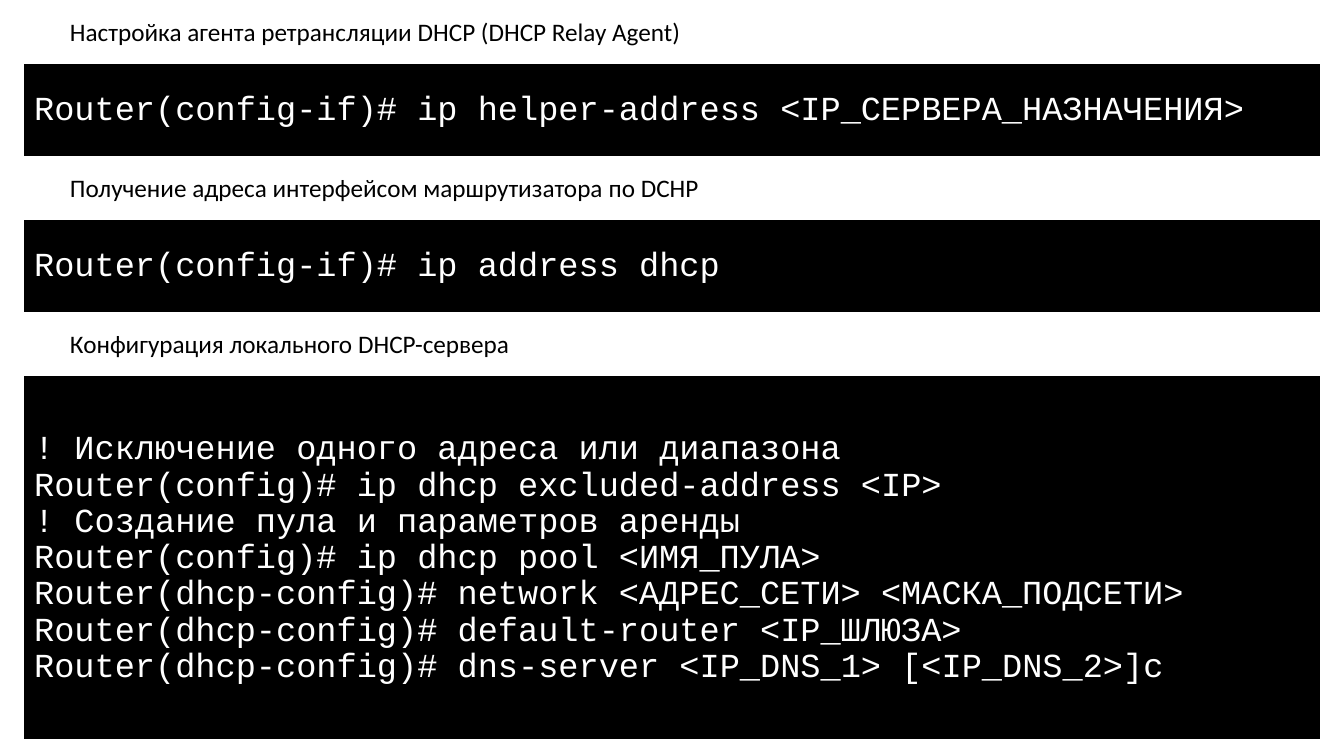
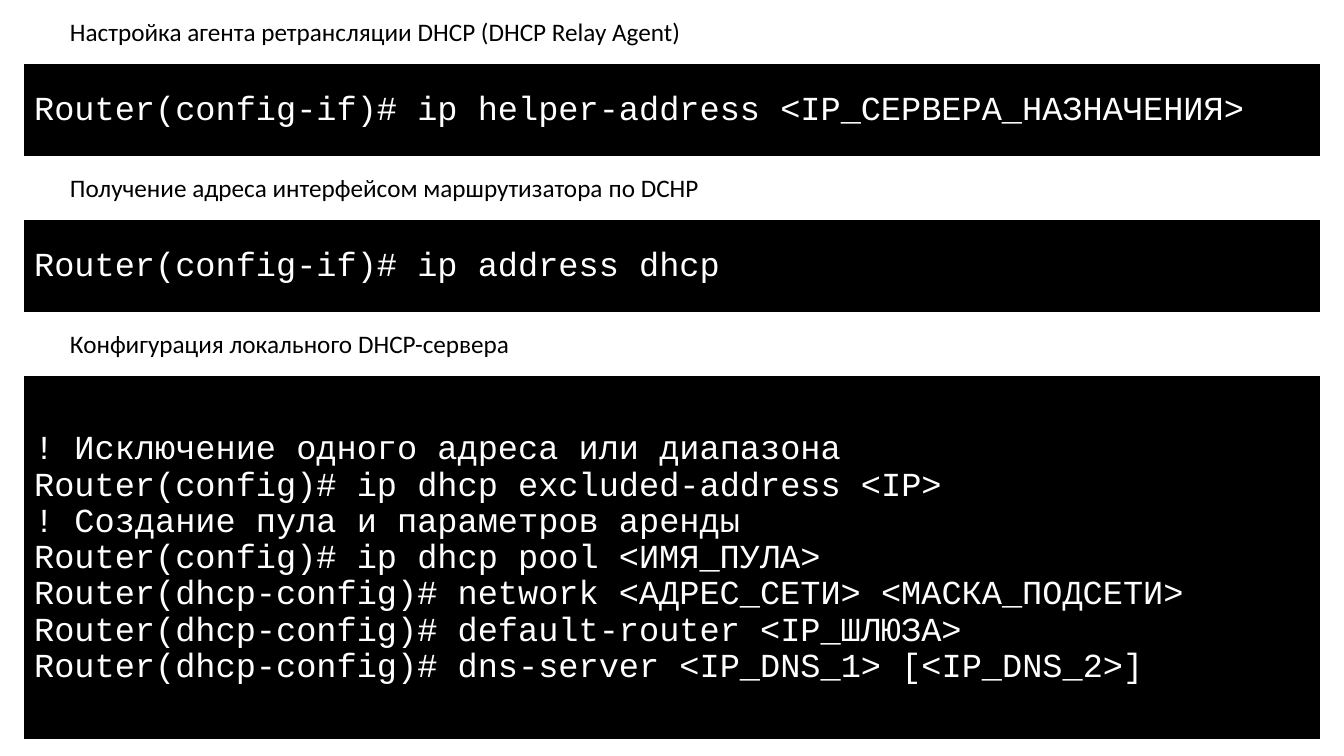
Before and after one commit to gas533/itn, a slide deck: slide 5 of 1.10 Practice/1.10 Practice.pptx. Drawn at 1344x756 pixels with LibreOffice and Linux fonts; fonts in the diff are those of the drawing. Boxes give left, top, right and bottom in pixels: in the first picture for what was removed or moved away, otherwise in the second. Text is boxed around its words. In the diff, an @@ line names an element or a change of style, - is before the commit and + after.

```diff
--- a/1.10 Practice/1.10 Practice.pptx
+++ b/1.10 Practice/1.10 Practice.pptx
@@ text in rectangle at bbox=[34, 652, 1143, 684]: text changed @@
-Router(dhcp-config)# dns-server <IP_DNS_1> [<IP_DNS_2>]c
+Router(dhcp-config)# dns-server <IP_DNS_1> [<IP_DNS_2>]
```
Also in this commit, not shown: 2 slides added, 11 other files.
